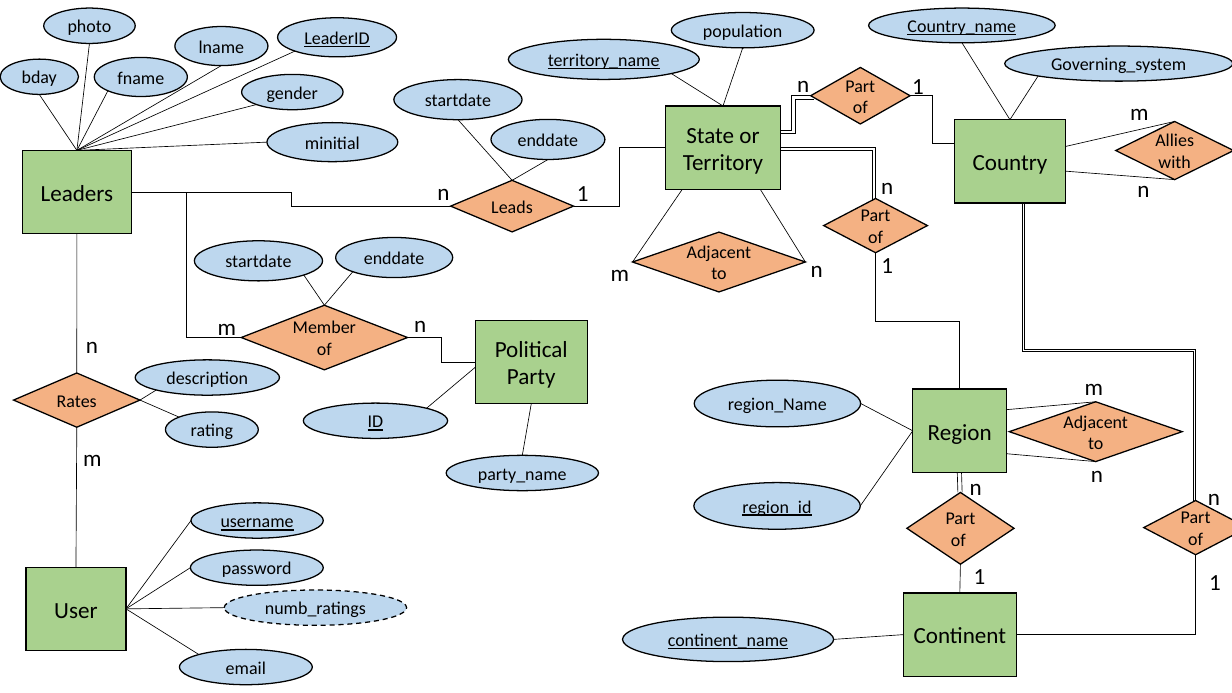
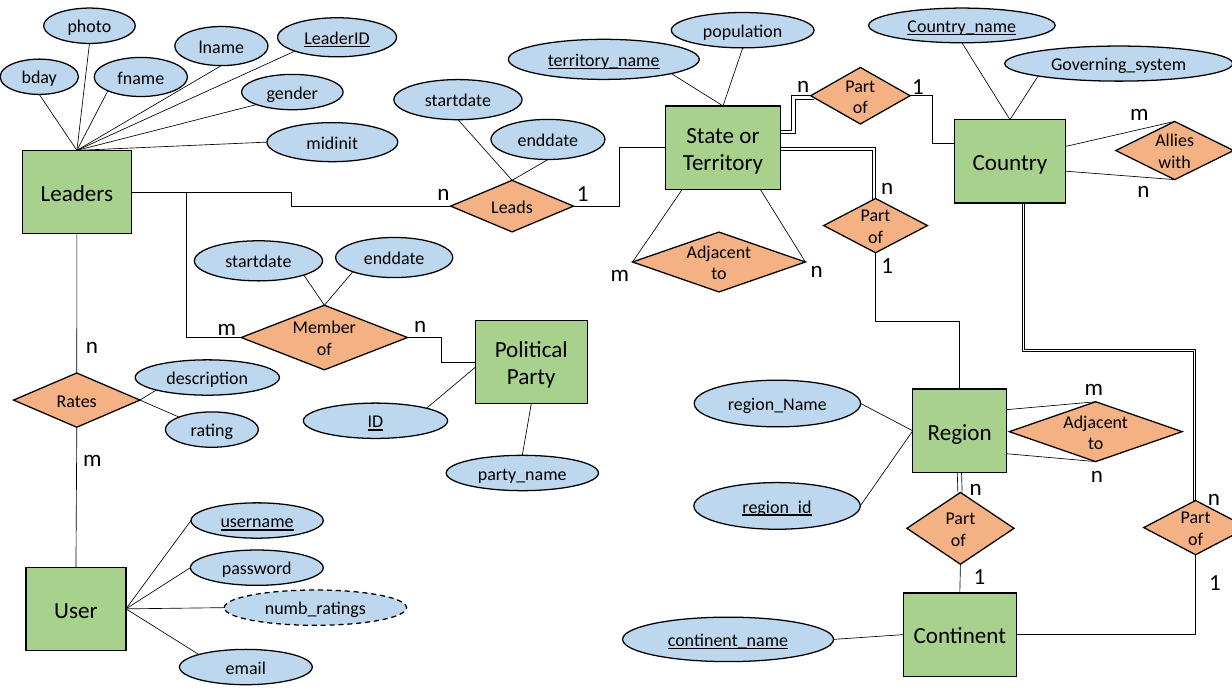
Before and after one commit to csse333rateMyWorldLeader/documentation, a slide deck: slide 1 of ERdiagram.pptx. Drawn at 1232x693 pixels with LibreOffice and Linux fonts; fonts in the diff are those of the drawing. Boxes give left, top, right and bottom in pixels: in the first picture for what was removed or moved away, otherwise in the second. Text is boxed around its words. In the diff, an @@ line names an element or a change of style, - is before the commit and + after.

Commit message:
erdiagram

```diff
--- a/ERdiagram.pptx
+++ b/ERdiagram.pptx
@@ text in ellipse at [306, 136, 358, 149]: text changed @@
-minitial
+midinit
```
